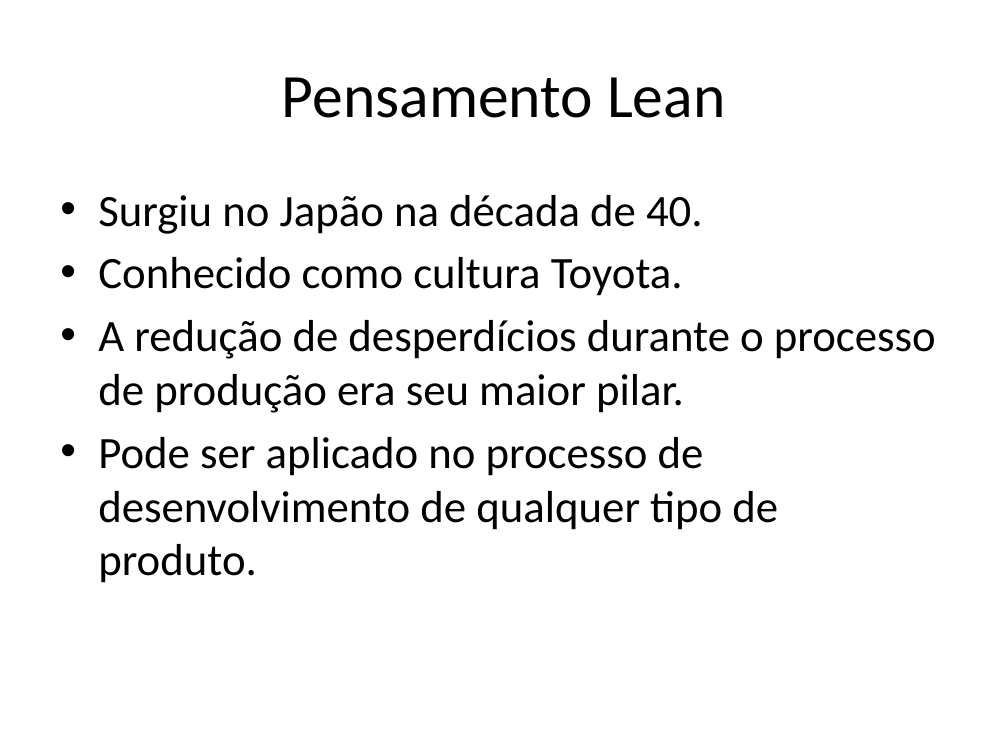
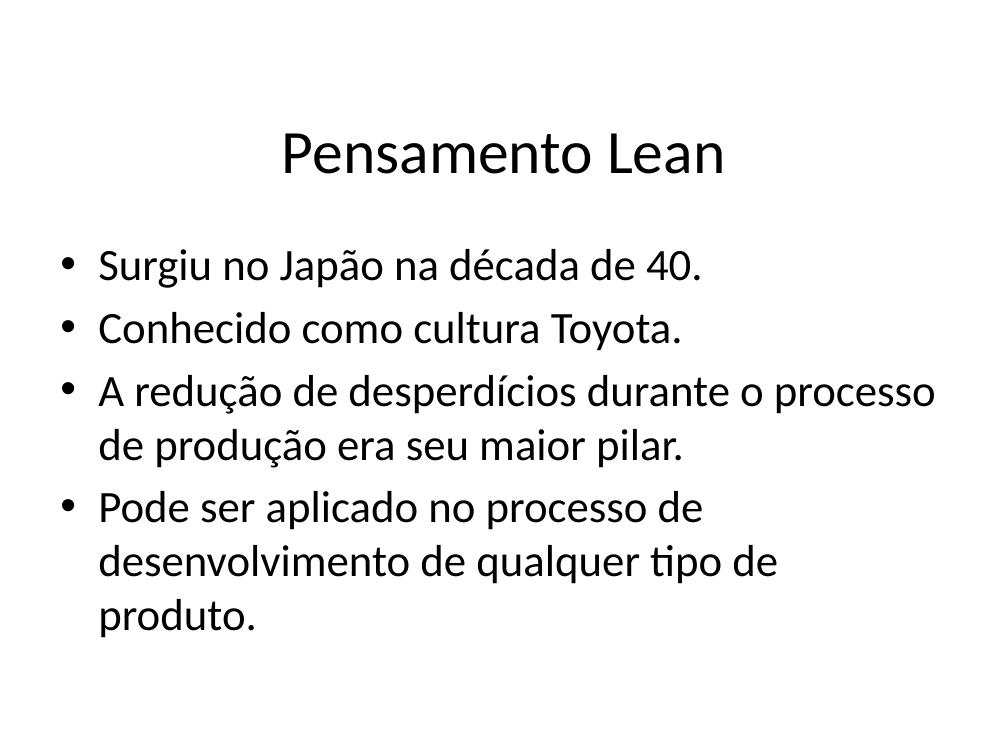
Before and after one commit to jpjcjbr/tccjp, a slide deck: slide 3 of apresentacao tcc.pptx. Drawn at 1008x756 pixels with LibreOffice and Linux fonts; fonts in the diff are those of the drawing; background and template pictures are left out. Boxes give left, top, right and bottom in pixels: in the first picture for what was removed or moved away, otherwise in the second. Text is boxed around its words. In the diff, an @@ line names an element or a change of style, - is before the commit and + after.

```diff
--- a/apresentacao tcc.pptx
+++ b/apresentacao tcc.pptx
@@ title "Pensamento Lean": place and size @@
-title "Pensamento Lean" at bbox=[282, 77, 725, 118]
+title "Pensamento Lean" at bbox=[282, 133, 725, 174]
@@ text "Surgiu no Japão na década ...": place and size @@
-text "Surgiu no Japão na década ..." at bbox=[98, 195, 936, 583]
+text "Surgiu no Japão na década ..." at bbox=[98, 249, 936, 638]
```
Also in this commit, not shown: 21 other slides changed.
